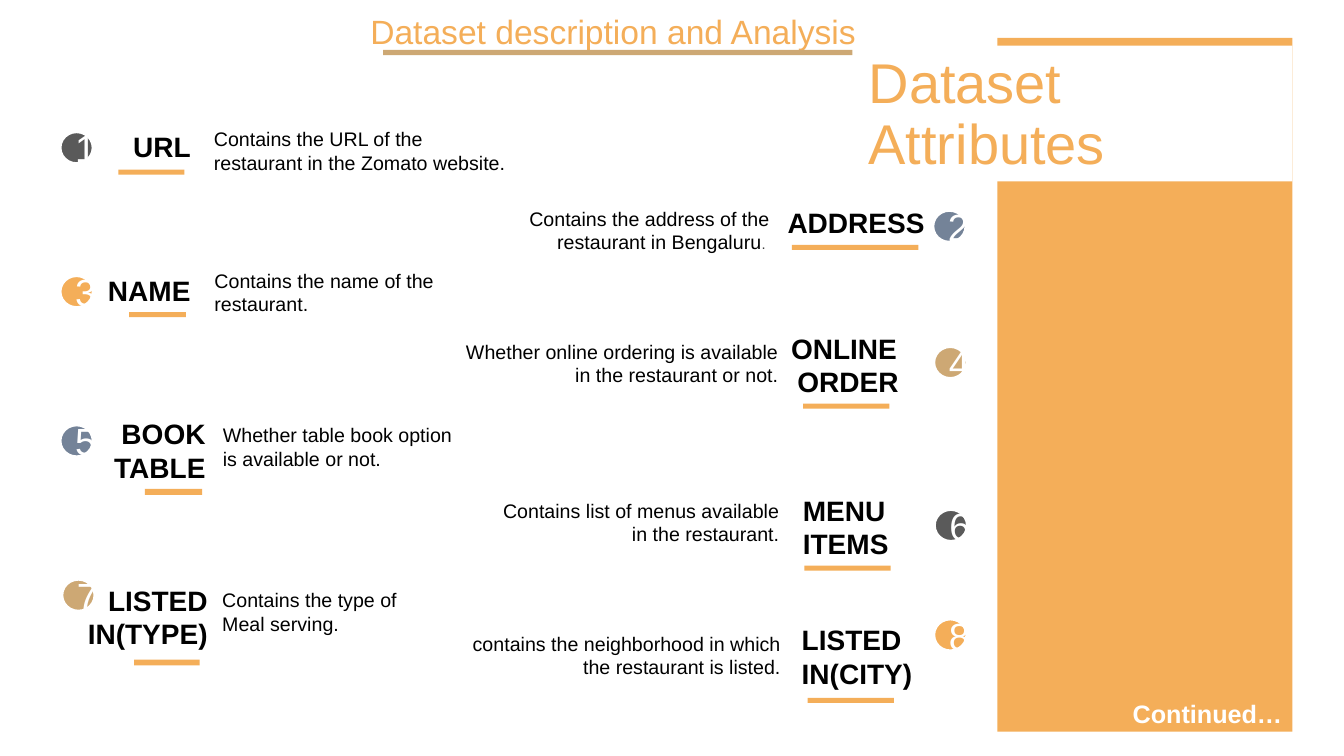
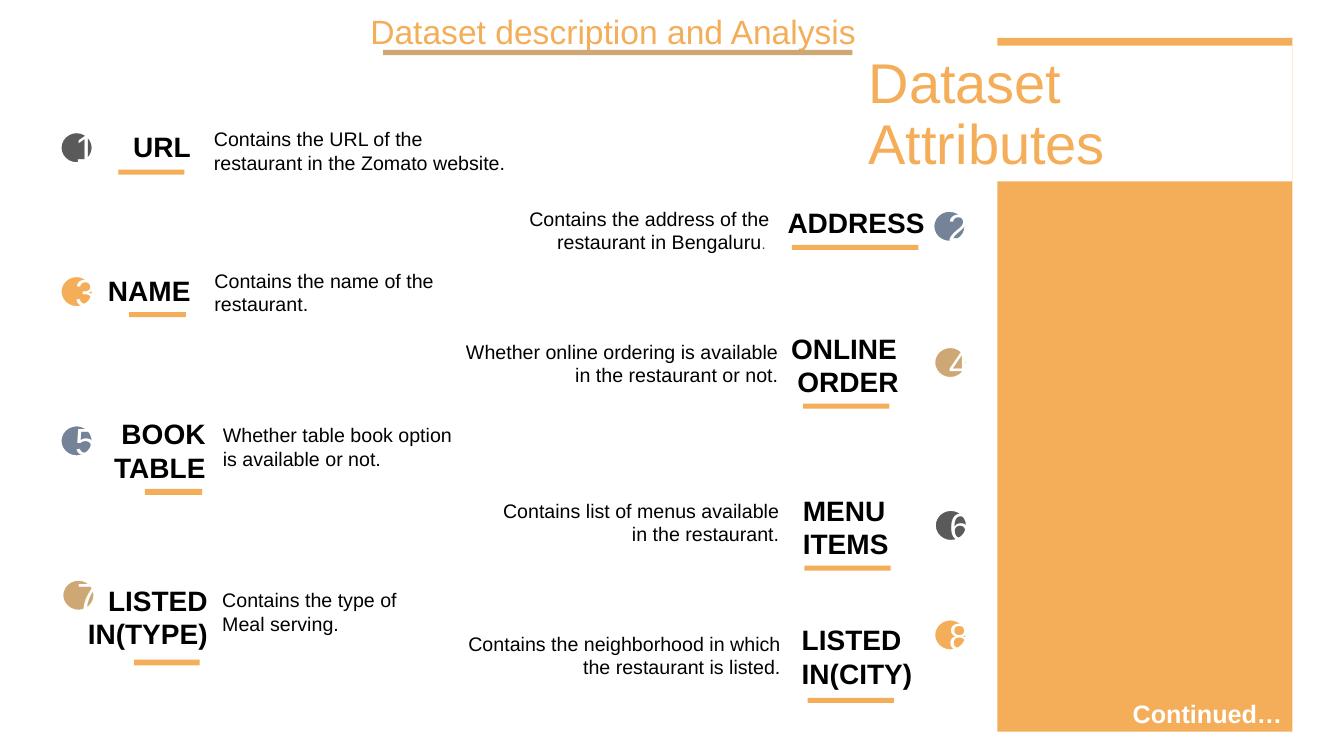
Before and after one commit to mohammadn0man/Zomato_bangalore_restaurant_opening_prediction, a slide deck: slide 5 of Project_presentation.pptx. Drawn at 1344x756 pixels with LibreOffice and Linux fonts; fonts in the diff are those of the drawing. Boxes give left, top, right and bottom in pixels: in the first picture for what was removed or moved away, otherwise in the second. Text is boxed around its words. In the diff, an @@ line names an element or a change of style, - is before the commit and + after.

```diff
--- a/Project_presentation.pptx
+++ b/Project_presentation.pptx
@@ text at [468,636,780,655]: text changed @@
-contains the neighborhood in which
+Contains the neighborhood in which
```
Also in this commit, not shown: 3 other slides changed, 1 slide added, 1 other file.
